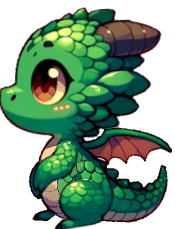
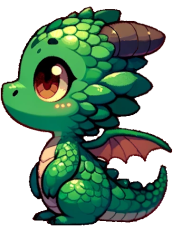
The second 175 × 229 image is a revision of the first. Changes to its layers:
renamed "Pasted Layer #3" to "Dragon2 leg", hid it, painted on it over (28, 178, 115, 229)
renamed "Pasted Layer #4" to "dragon2 arm", hid it over (31, 139, 80, 195)
renamed "Pasted Layer #2" to "dragon2", hid it, painted on it over (0, 7, 171, 226)
renamed "Pasted Layer #1" to "dragon1", showed it over (0, 6, 173, 226)
